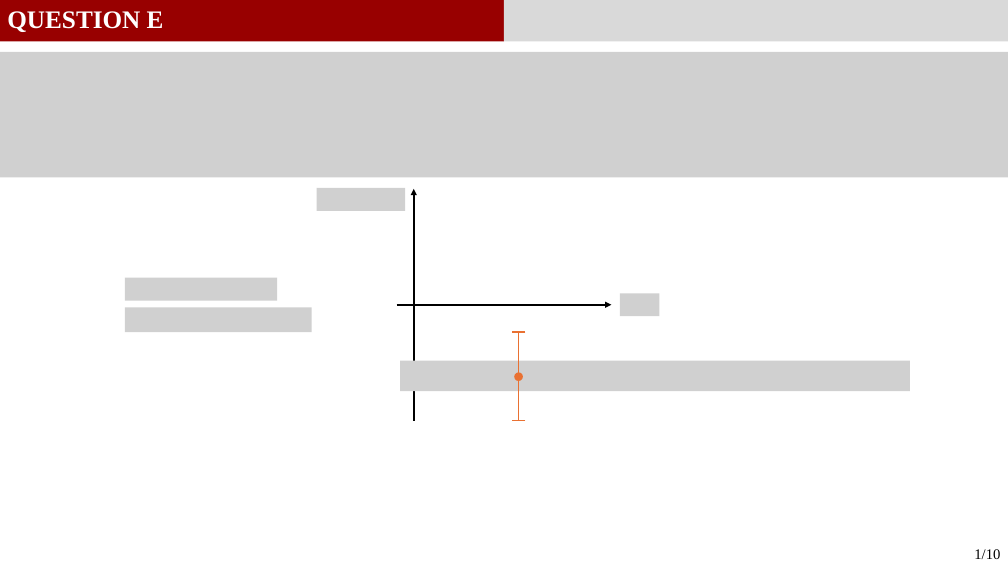
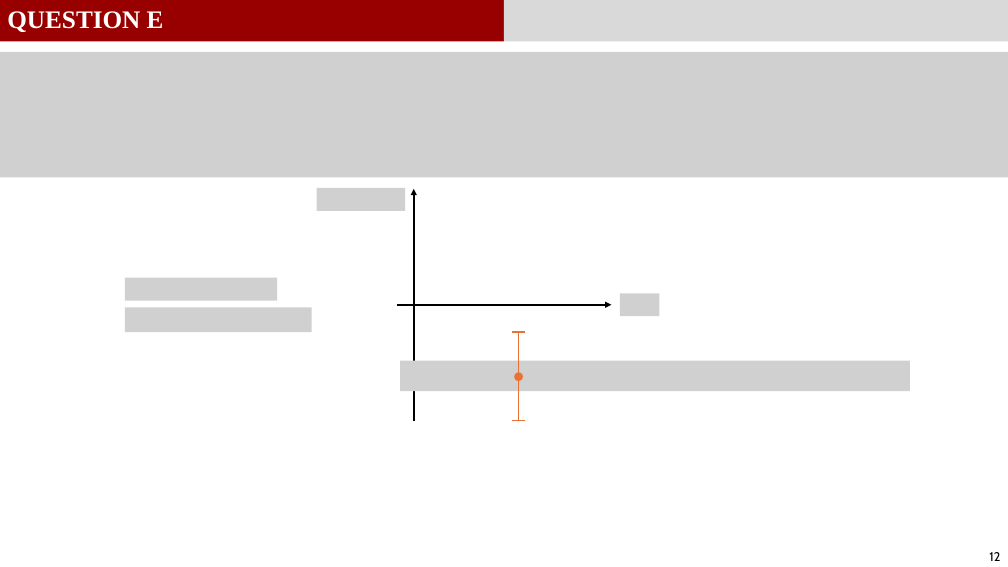
Before and after one commit to GauthierBRUNEL/MEC8211_devoir_3, a slide deck: slide 12 of doc/Rapport_Devoir3.pptx. Drawn at 1008x567 pixels with LibreOffice and Linux fonts; fonts in the diff are those of the drawing; grey boxes stand for pictures. Boxes give left, top, right and bottom in pixels: in the first picture for what was removed or moved away, otherwise in the second. Text is boxed around its words. In the diff, an @@ line names an element or a change of style, - is before the commit and + after.

```diff
--- a/doc/Rapport_Devoir3.pptx
+++ b/doc/Rapport_Devoir3.pptx
@@ text removed at (974, 549, 1000, 559) @@
-1/10
@@ page number added at (989, 552, 1000, 561), 12 pt, text #000000 @@
+12
```
Also in this commit, not shown: 12 other slides changed, 1 other file.
